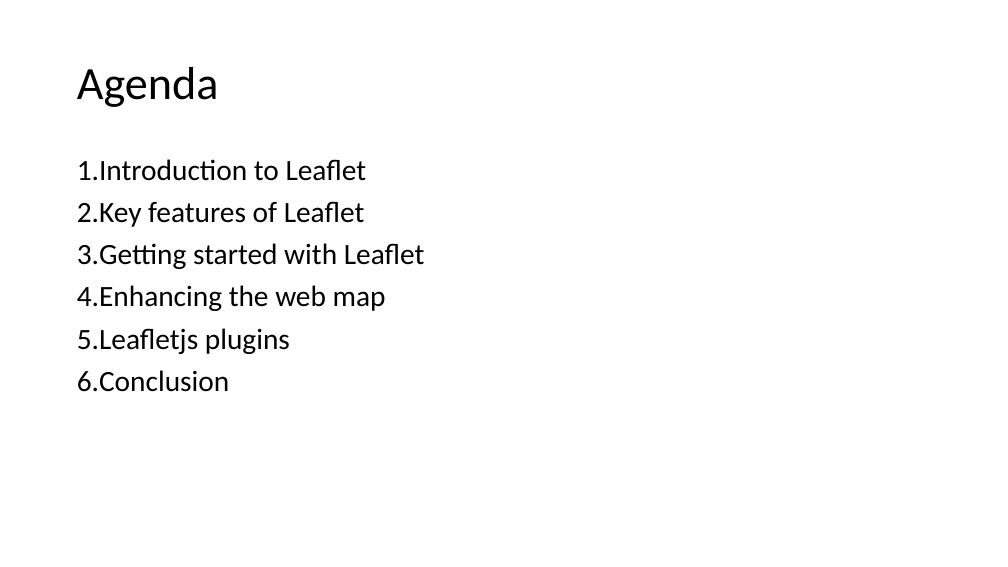
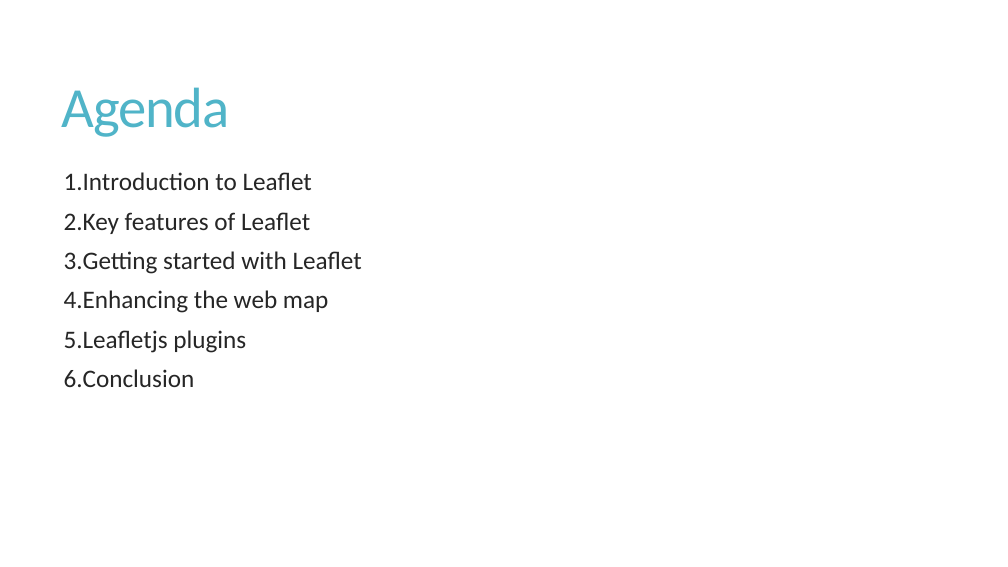
Before and after one commit to dashappgeo/geowebapp, a slide deck: slide 2 of L06_IntroductionToWebMappingWIthLeaflet.pptx. Drawn at 1008x567 pixels with LibreOffice and Linux fonts; fonts in the diff are those of the drawing. Boxes give left, top, right and bottom in pixels: in the first picture for what was removed or moved away, otherwise in the second. Text is boxed around its words. In the diff, an @@ line names an element or a change of style, - is before the commit and + after.

```diff
--- a/L06_IntroductionToWebMappingWIthLeaflet.pptx
+++ b/L06_IntroductionToWebMappingWIthLeaflet.pptx
@@ title "Agenda": place and size @@
-title "Agenda" at (77, 67, 219, 107)
+title "Agenda" at (62, 87, 230, 137)
@@ title "Agenda" at (62, 87, 230, 137): size 44 to 54 pt, text colour #000000 to #50B4C8, letter spacing 0 to -1.2 pt; line spacing 0.9 to 0.85 @@
@@ text "Introduction to Leaflet": place and size @@
-text "Introduction to Leaflet" at (77, 159, 425, 392)
+text "Introduction to Leaflet" at (64, 172, 362, 387)
@@ text "Introduction to Leaflet" at (64, 172, 362, 387): size 28 to 24 pt, text colour #000000 to #262626; indent changed; line spacing 0.9 to 0.85; more space between paragraphs @@
```
Also in this commit, not shown: 7 other slides changed, 2 slides added, 4 other files.
